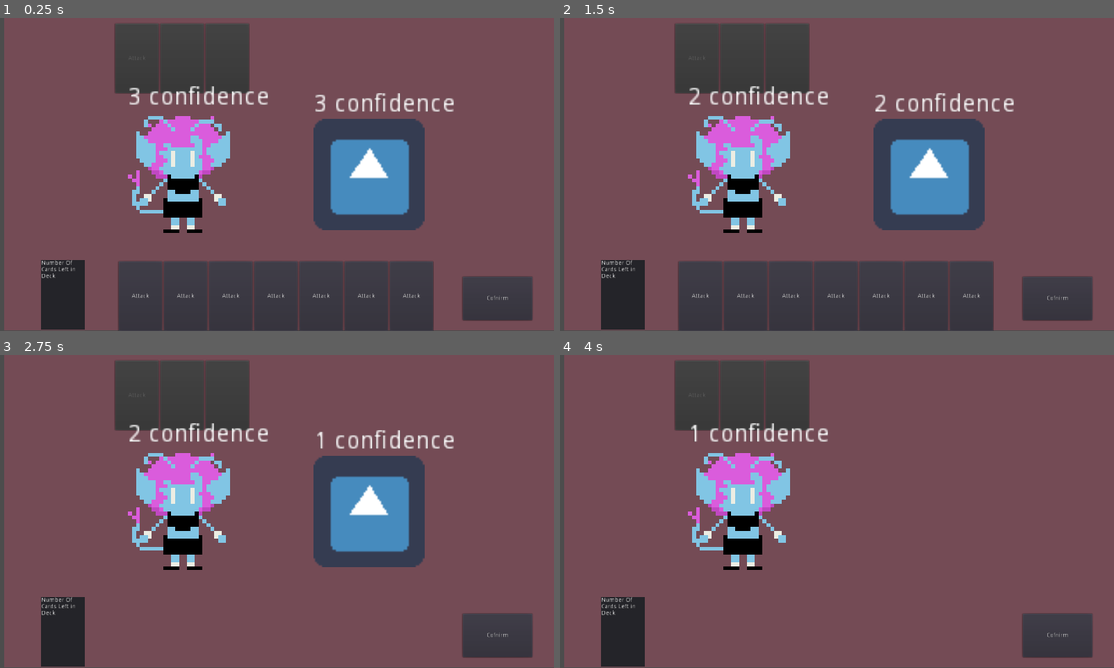
Above: before the commit, frames 1-4 (two rows, left to right).
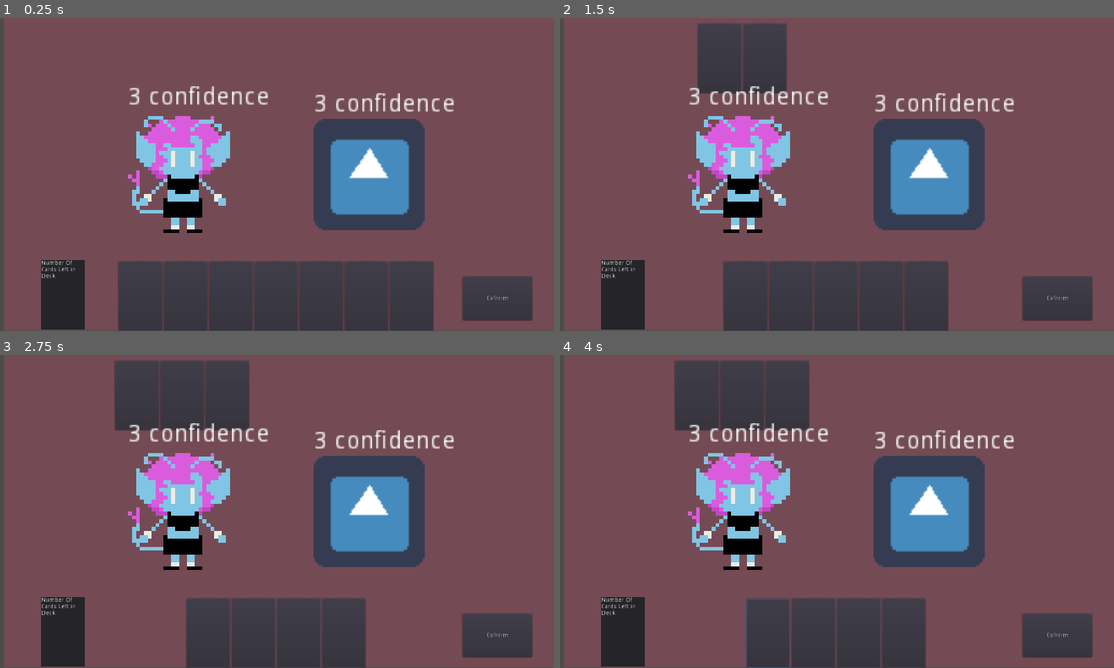
Above: after the commit, the same moments.

Repository: RyqShaw/May-Project
Game: Godot game, scene res://Battle/Battle.tscn
Two runs of this game, one before a commit and one after it. Both use one fixed random seed, a clock stepped at 60 frames per second and the inputs below. This scene is started directly instead of the project's main scene. The engine's default icon, where the game draws it, is replaced by a stand-in: a white triangle on a blue panel in a dark square.
Inputs (mouse positions are in pixels of both pictures, inside the frame that each line leads up to):
- Up to frame 1 (0.25 s): no input
- Up to frame 2 (1.5 s): click (698, 296) at 0.5 s, where only the run before the commit has a clickable "Attack"; click (720, 296) at 1.27 s
- Up to frame 3 (2.75 s): click (188, 633) at 2.02 s
- Up to frame 4 (4 s): click (770, 633) at 2.77 s; click (748, 633) at 3.5 s, where only the run before the commit has a clickable "Attack"

The runs differ from the first frame. In frame 1, 5.4% of the frame differs, in the area x 20-76%, y 1-90%; in frame 2, 5.7%; in frame 3, 7.1%; in frame 4, 15%, in the area x 23-82%, y 12-100%.

Commit message:
Can move cards from hand to selected

Diff:
--- a/Battle/Battle.gd
+++ b/Battle/Battle.gd
@@ -7,6 +7,8 @@
 #export(Array, PackedScene) var deck = []
 
 onready var buttons = $UI/Cards
+onready var hand = get_tree().get_root().get_node("Battle/UI/Cards")
+onready var selectedCards = get_tree().get_root().get_node("Battle/UI/SelectedCards")
 
 func _ready():
 	buttons.hide()
@@ -18,22 +20,17 @@
 
 	#Init Deck for testing purposes
 	for i in 7:
-		cardHandler.deck.append(load("res://Battle/Cards/AttackCardButton.tscn").instance())
+		cardHandler.deck.append(load("res://Battle/Cards/CardButton.tscn").instance())
 	create_hand()
 
 	turnManager.turn = turnManager.PLAYER_TURN
 
-
-
 func _player_turn_started():
-	print("Player Turn Started")
-	print(battleUnits.PlayerStats.confidence)
 	buttons.show()
 	var player = battleUnits.PlayerStats
 	player.moves = player.max_moves
 
 func _enemy_turn_started():
-	print("Enemy Turn Started")
 	buttons.hide()
 	var enemy = battleUnits.Enemy
 	if enemy != null:
@@ -48,3 +45,13 @@
 #	$Player.queue_free()
 #	yield(get_tree().create_timer(5), "timeout")
 	get_tree().change_scene("res://Levels/BaseLevel.tscn")
+
+func add_hand(card):
+	if hand.get_child_count() < 7:
+		selectedCards.remove_child(card)
+		hand.add_child(card)
+
+func add_selected(card):
+	if selectedCards.get_child_count() < 3:
+		hand.remove_child(card)
+		selectedCards.add_child(card)
--- a/Battle/Battle.tscn
+++ b/Battle/Battle.tscn
@@ -1,10 +1,8 @@
-[gd_scene load_steps=7 format=2]
+[gd_scene load_steps=5 format=2]
 
 [ext_resource path="res://Player/PlayerBasicSprite.png" type="Texture" id=1]
-[ext_resource path="res://Battle/Cards/CardButton.tscn" type="PackedScene" id=2]
 [ext_resource path="res://Battle/Battle.gd" type="Script" id=3]
 [ext_resource path="res://Battle/Enemy/Enemy.tscn" type="PackedScene" id=4]
-[ext_resource path="res://Battle/Cards/AttackCardButton.tscn" type="PackedScene" id=5]
 [ext_resource path="res://Battle/Player/ConfidenceDisplay.gd" type="Script" id=6]
 
 [node name="Battle" type="Node"]
@@ -42,19 +40,6 @@
 margin_right = -702.0
 margin_bottom = -547.0
 alignment = 1
-
-[node name="AttackCardButton" parent="UI/SelectedCards" instance=ExtResource( 5 )]
-disabled = true
-
-[node name="CardButton2" parent="UI/SelectedCards" instance=ExtResource( 2 )]
-margin_left = 104.0
-margin_right = 204.0
-disabled = true
-
-[node name="CardButton3" parent="UI/SelectedCards" instance=ExtResource( 2 )]
-margin_left = 208.0
-margin_right = 308.0
-disabled = true
 
 [node name="PlayerConfidence" type="ProgressBar" parent="UI"]
 visible = false
--- a/Battle/Cards/CardButton.gd
+++ b/Battle/Cards/CardButton.gd
@@ -1,7 +1,10 @@
 extends Button
 
 const battleUnits = preload("res://Battle/BattleUnits.tres")
+const cardHandler = preload("res://Battle/Cards/CardHandler.tres")
 
 func _on_CardButton_pressed():
-	pass
-	#get_tree().change_scene("res://Levels/BaseLevel.tscn")
+	if get_parent().name == "Cards":
+		get_tree().get_root().get_node("Battle").add_selected(self)
+	elif get_parent().name == "SelectedCards":
+		get_tree().get_root().get_node("Battle").add_hand(self)
--- a/EnemyBattle.gd
+++ /dev/null
@@ -1,44 +0,0 @@
-extends Node2D
-
-const turnManager = preload("res://Battle/TurnManager.tres")
-const battleUnits = preload("res://Battle/BattleUnits.tres")
-
-export(int) var confidence = 25 setget set_confidence
-export(int) var damage = 3
-
-var target = null
-onready var confidenceLabel = $confidenceLabel
-onready var animationPlayer = $AnimationPlayer
-
-signal on_death
-
-func _ready():
-	confidenceLabel.text = str(confidence) + " confidence"
-	battleUnits.Enemy = self
-
-func _exit_tree():
-	battleUnits.Enemy = null
-
-func set_confidence(new_confidence):
-	confidence = new_confidence
-	$confidenceLabel.text = str(confidence) + " confidence"
-
-func attack() -> void:
-	yield(get_tree().create_timer(0.4), "timeout")
-	animationPlayer.play("Attack")
-	yield(animationPlayer, "animation_finished")
-	turnManager.turn = turnManager.ALLY_TURN
-
-func deal_damage():
-	battleUnits.PlayerStats.confidence -= damage
-
-func take_damage(amount):
-	self.confidence -= amount
-	if is_dead():
-		emit_signal("on_death")
-		queue_free()
-#	else:
-#		animationPlayer.play("Shake")
-
-func is_dead():
-	return confidence <= 0
